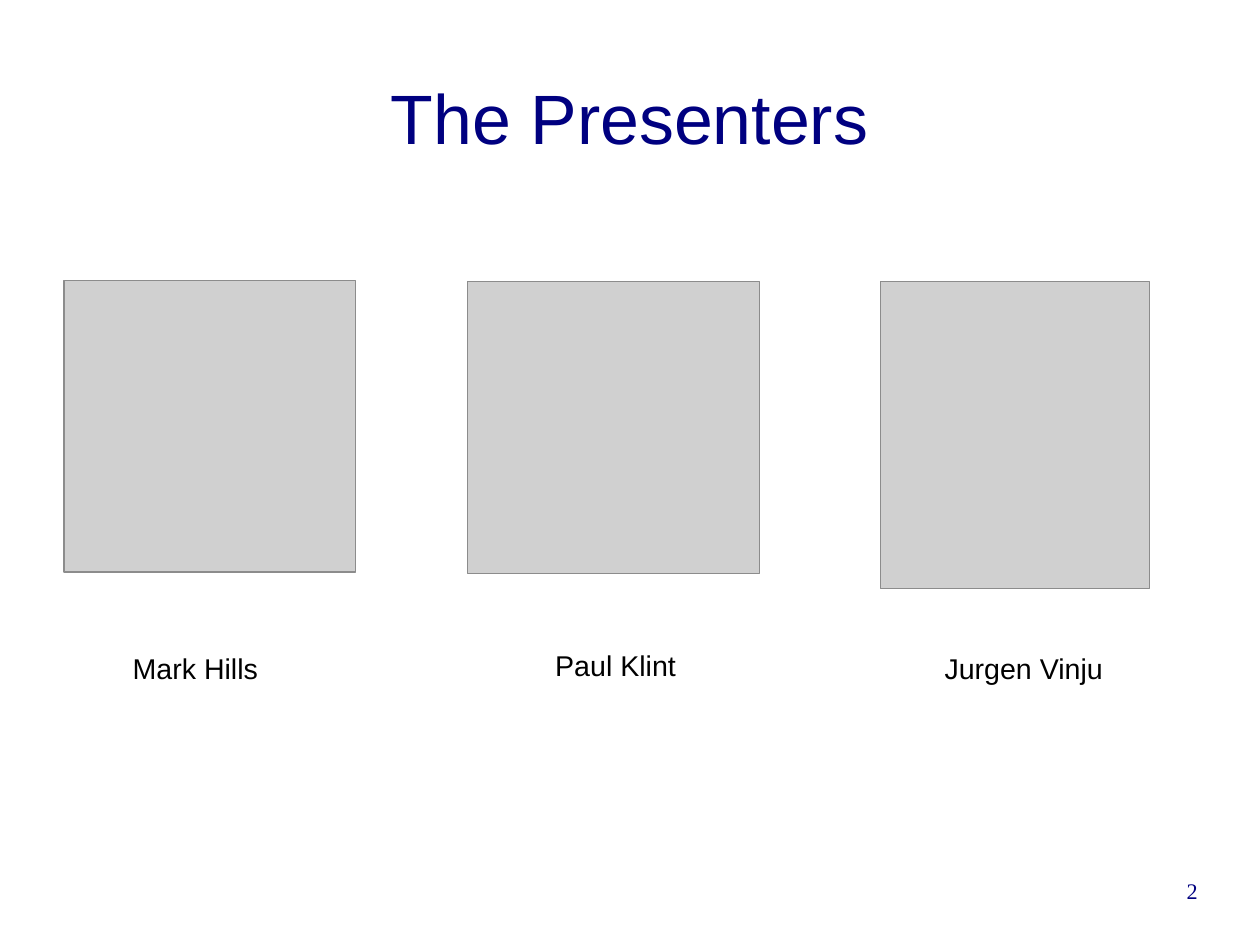
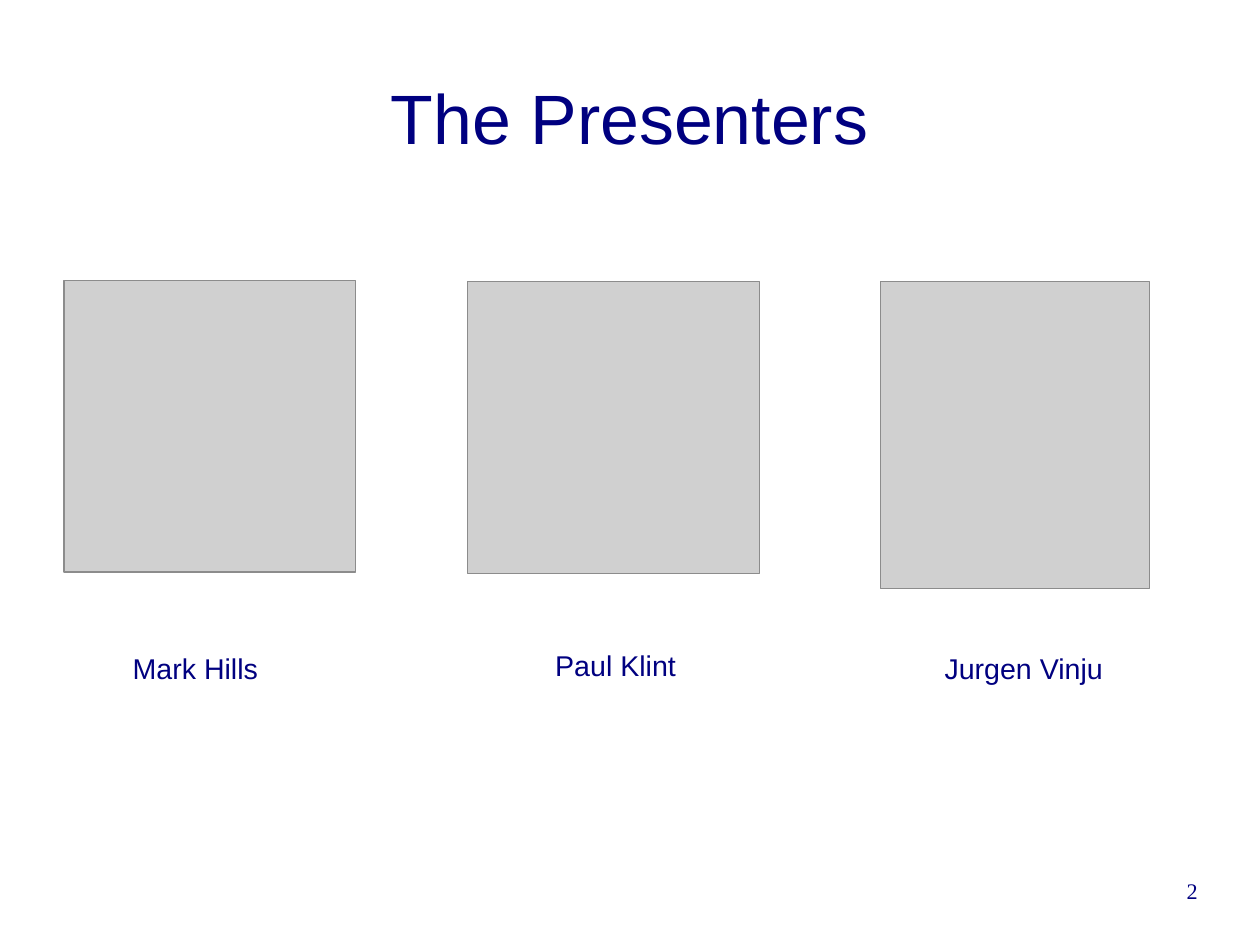
Before and after one commit to cwi-swat/rascal-course-pldi-2015, a slide deck: slide 2 of presentations/Welcome.odp. Drawn at 1260x945 pixels with LibreOffice and Linux fonts; fonts in the diff are those of the drawing; grey boxes stand for pictures; background and template pictures are left out. Boxes give left, top, right and bottom in pixels: in the first picture for what was removed or moved away, otherwise in the second. Text is boxed around its words. In the diff, an @@ line names an element or a change of style, - is before the commit and + after.

```diff
--- a/presentations/Welcome.odp
+++ b/presentations/Welcome.odp
@@ text colour #000000 to #000080 in 3 elements at box(133, 658, 258, 680), box(555, 655, 676, 677), box(945, 658, 1103, 685) @@
```
Also in this commit, not shown: 1 other slide changed, 1 other file.
